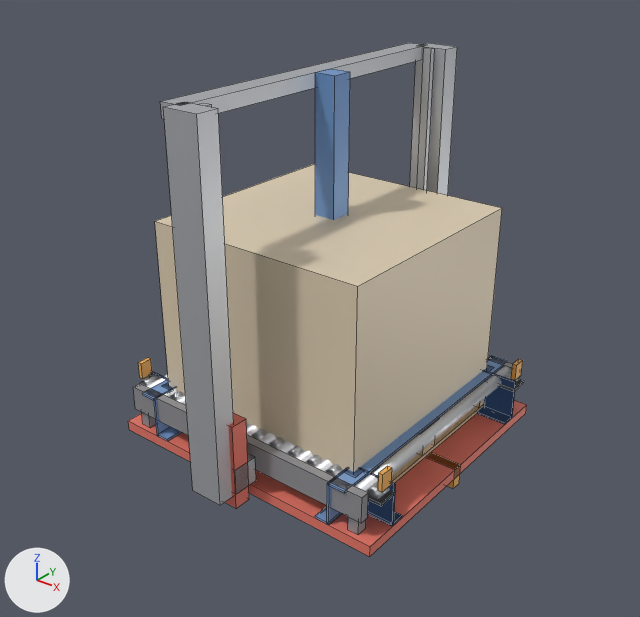
Before and after pictures for a commit that changed the Blender file blender/shuttle_rack_assets.blend.
The view is the same before and after, from a camera (50 mm lens) standing at (2.21, -2.85, 2.3) and looking at (0.01, -0.09, 0.59). The lights are fixed; the arrows at lower left show +X, +Y and +Z. The older version comes first. Mesh edges are drawn as thin lines on the coarser meshes.

In view in the first picture: 'Column', 'Column_0', 'Column_1', 'GuideRail_0', 'GuideRail_1', 'GuideShoe_0', 'LR_Ledge_R', 'Load', 'Platform', 'Roller_12', 'SideFrame_-1', 'TieBeam' and 38 more.
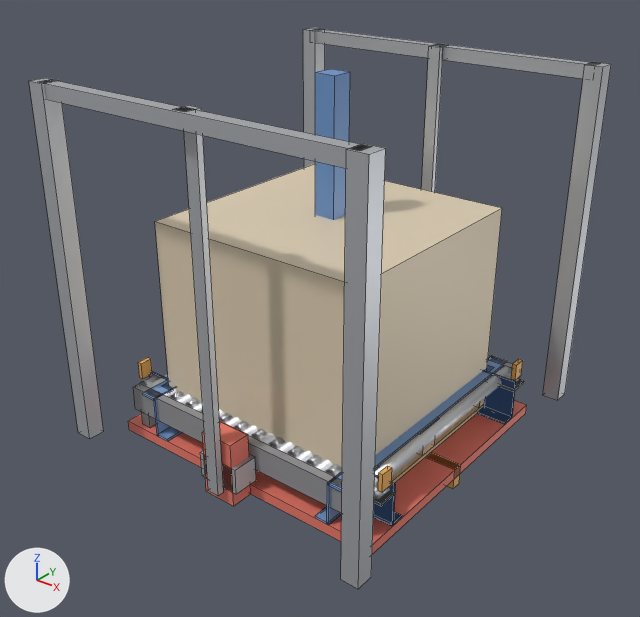
Location of each change, (x1, y1, x2, y2) in pixels of the pictures (640 x 617 px):
'Column_0', deleted
    before: (163, 102, 234, 505)
'Post_1_-1', added
    after: (341, 144, 386, 589)
'Post_-1_-1', added
    after: (29, 78, 103, 439)
'Post_1_1', added
    after: (543, 62, 611, 400)
'SideBeam_L', added
    after: (40, 79, 372, 168)
'GuideRail_L', added
    after: (184, 105, 224, 496)
'TieBeam', deleted
    before: (160, 43, 426, 119)
'Column_1', deleted
    before: (410, 43, 457, 195)
'SideBeam_R', added
    after: (313, 29, 600, 79)
'GuideShoe_0', moved, rescaled
    before: (225, 413, 249, 509)
    after: (202, 421, 251, 506)
'GuideRail_R', added
    after: (421, 45, 443, 192)
'Post_-1_1', added
    after: (303, 28, 325, 167)
'GuideRail_1', deleted
    before: (417, 47, 435, 190)
'GuideRail_0', deleted
    before: (199, 103, 212, 107)
'GuideBracket_L', added
    after: (179, 108, 194, 112)

The change, as a diff of the scene's bpy script:
```diff
--- a/blender/shuttle_rack_assets.blend.py
+++ b/blender/shuttle_rack_assets.blend.py
@@ me_guideshoe_0 @@
 # used by ob_guideshoe_0; parent = ob_liftcarriage; location = (0.0, -0.72, 0.15)
-me_guideshoe_0.from_pydata(...)  # 8 vertices, 6 faces; spans x -0.1..0.1, y -0.04..0.04, z -0.2..0.2
+me_guideshoe_0.from_pydata(...)  # 8 vertices, 6 faces; spans x -0.08..0.08, y -0.052..0.052, z -0.15..0.15
+# me_guideshoe_0 part 1: the whole mesh is scaled about its middle by (0.8, 1.31, 0.75)
 me_guideshoe_0.materials.append(mat_m_lift)
@@ ob_guideshoe_0 @@
 ob_guideshoe_0.parent = ob_liftcarriage
-ob_guideshoe_0.location = (0.0, -0.72, 0.15)
+ob_guideshoe_0.location = (0.0, -0.703, 0.1)
@@ ob_column_0 @@
-ob_column_0 = bpy.data.objects.new('Column_0', me_column_0)
@@ ob_guiderail_0 @@
-ob_guiderail_0 = bpy.data.objects.new('GuideRail_0', me_guiderail_0)
@@ ob_column_1 @@
-ob_column_1 = bpy.data.objects.new('Column_1', me_column_1)
@@ ob_guiderail_1 @@
-ob_guiderail_1 = bpy.data.objects.new('GuideRail_1', me_guiderail_1)
@@ ob_tiebeam @@
-ob_tiebeam = bpy.data.objects.new('TieBeam', me_tiebeam)
@@ ob_guiderail_r @@
+ob_guiderail_r = bpy.data.objects.new('GuideRail_R', me_guiderail_r)  # a box spanning x -0.03..0.03, y -0.02..0.02, z -0.8..0.8; in mat_m_steel (light grey #c4c7cb)
+ob_guiderail_r.parent = ob_liftmastsegment
+ob_guiderail_r.location = (0.0, 0.775, 0.8)
@@ ob_sidebeam_r @@
+ob_sidebeam_r = bpy.data.objects.new('SideBeam_R', me_sidebeam_r)  # a box spanning x -0.76..0.76, y -0.03..0.03, z -0.03..0.03; in mat_m_steel (light grey #c4c7cb)
+ob_sidebeam_r.parent = ob_liftmastsegment
+ob_sidebeam_r.location = (0.0, 0.82, 1.57)
@@ ob_guidebracket_l @@
+ob_guidebracket_l = bpy.data.objects.new('GuideBracket_L', me_guidebracket_l)  # a box spanning x -0.03..0.03, y -0.025..0.025, z -0.03..0.03; in mat_m_steel (light grey #c4c7cb)
+ob_guidebracket_l.parent = ob_liftmastsegment
+ob_guidebracket_l.location = (0.0, -0.81, 1.57)
@@ ob_guiderail_l @@
+ob_guiderail_l = bpy.data.objects.new('GuideRail_L', me_guiderail_r.copy())
+ob_guiderail_l.parent = ob_liftmastsegment
+ob_guiderail_l.location = (0.0, -0.775, 0.8)
@@ ob_sidebeam_l @@
+ob_sidebeam_l = bpy.data.objects.new('SideBeam_L', me_sidebeam_r.copy())
+ob_sidebeam_l.parent = ob_liftmastsegment
+ob_sidebeam_l.location = (0.0, -0.82, 1.57)
@@ ob_post_1_1 @@
+ob_post_1_1 = bpy.data.objects.new('Post_1_1', me_post_1_1)  # a box spanning x -0.04..0.04, y -0.04..0.04, z -0.8..0.8; in mat_m_steel (light grey #c4c7cb)
+ob_post_1_1.parent = ob_liftmastsegment
+ob_post_1_1.location = (0.76, 0.82, 0.8)
@@ ob_post_1__1 @@
+ob_post_1__1 = bpy.data.objects.new('Post_1_-1', me_post_1_1.copy())
+ob_post_1__1.parent = ob_liftmastsegment
+ob_post_1__1.location = (0.76, -0.82, 0.8)
@@ ob_post__1_1 @@
+ob_post__1_1 = bpy.data.objects.new('Post_-1_1', me_post_1_1.copy())
+ob_post__1_1.parent = ob_liftmastsegment
+ob_post__1_1.location = (-0.76, 0.82, 0.8)
@@ ob_post__1__1 @@
+ob_post__1__1 = bpy.data.objects.new('Post_-1_-1', me_post_1_1.copy())
+ob_post__1__1.parent = ob_liftmastsegment
+ob_post__1__1.location = (-0.76, -0.82, 0.8)
```
